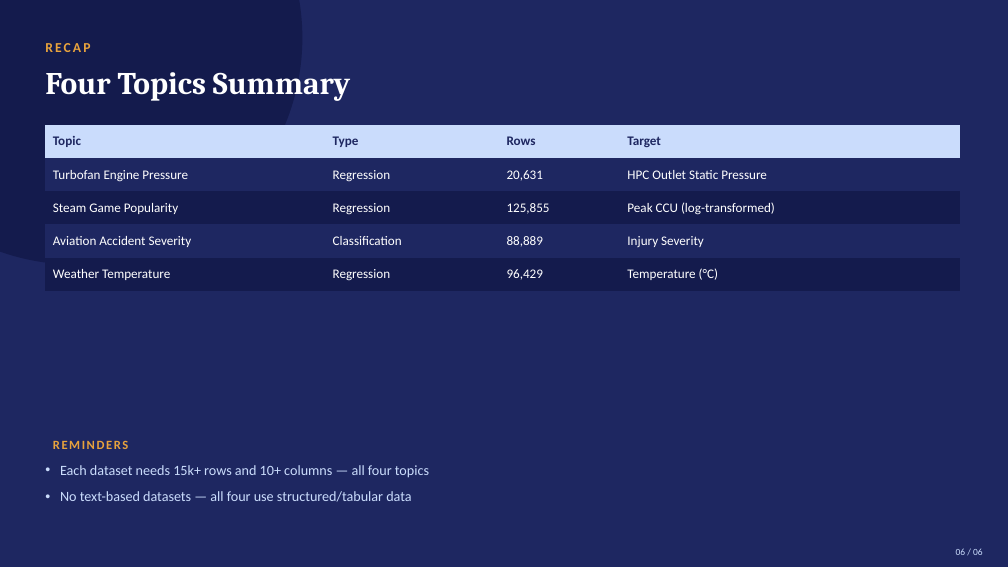
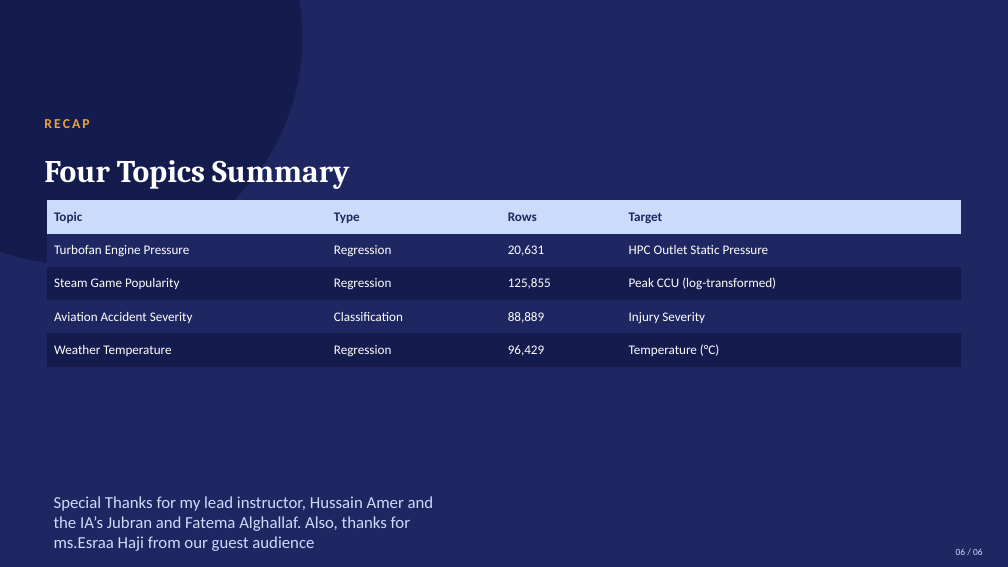
Before and after one commit to Qaem-7/labs_projects, a slide deck: slide 6 of Projects/Capstone Project/1. Lightning Talk #1/capstone_lightning_talk.pptx. Drawn at 1008x567 pixels with LibreOffice and Linux fonts; fonts in the diff are those of the drawing. Boxes give left, top, right and bottom in pixels: in the first picture for what was removed or moved away, otherwise in the second. Text is boxed around its words. In the diff, an @@ line names an element or a change of style, - is before the commit and + after.

```diff
--- a/Projects/Capstone Project/1. Lightning Talk #1/capstone_lightning_talk.pptx
+++ b/Projects/Capstone Project/1. Lightning Talk #1/capstone_lightning_talk.pptx
@@ text "RECAP": place and size @@
-text "RECAP" at bbox=[45, 43, 90, 52]
+text "RECAP" at bbox=[44, 119, 89, 128]
@@ text "Four Topics Summary": place and size @@
-text "Four Topics Summary" at bbox=[45, 72, 350, 101]
+text "Four Topics Summary" at bbox=[44, 160, 349, 189]
@@ table: place and size @@
-table at bbox=[45, 125, 960, 291]
+table at bbox=[47, 200, 962, 367]
@@ text removed at bbox=[53, 440, 128, 449] @@
-REMINDERS
@@ text removed at bbox=[60, 465, 429, 502] @@
-• Each dataset needs 15k+ rows and 10+ columns — all four topics
-• No text-based datasets — all four use structured/tabular data
@@ text added at bbox=[54, 496, 434, 551], 16 pt, text #CADCFC @@
+Special Thanks for my lead instructor, Hussain Amer and the IA’s Jubran and Fatema Alghallaf. Also, thanks for ms.Esraa Haji from our guest audience
```
Also in this commit, not shown: 2 other slides changed, 3 other files.
